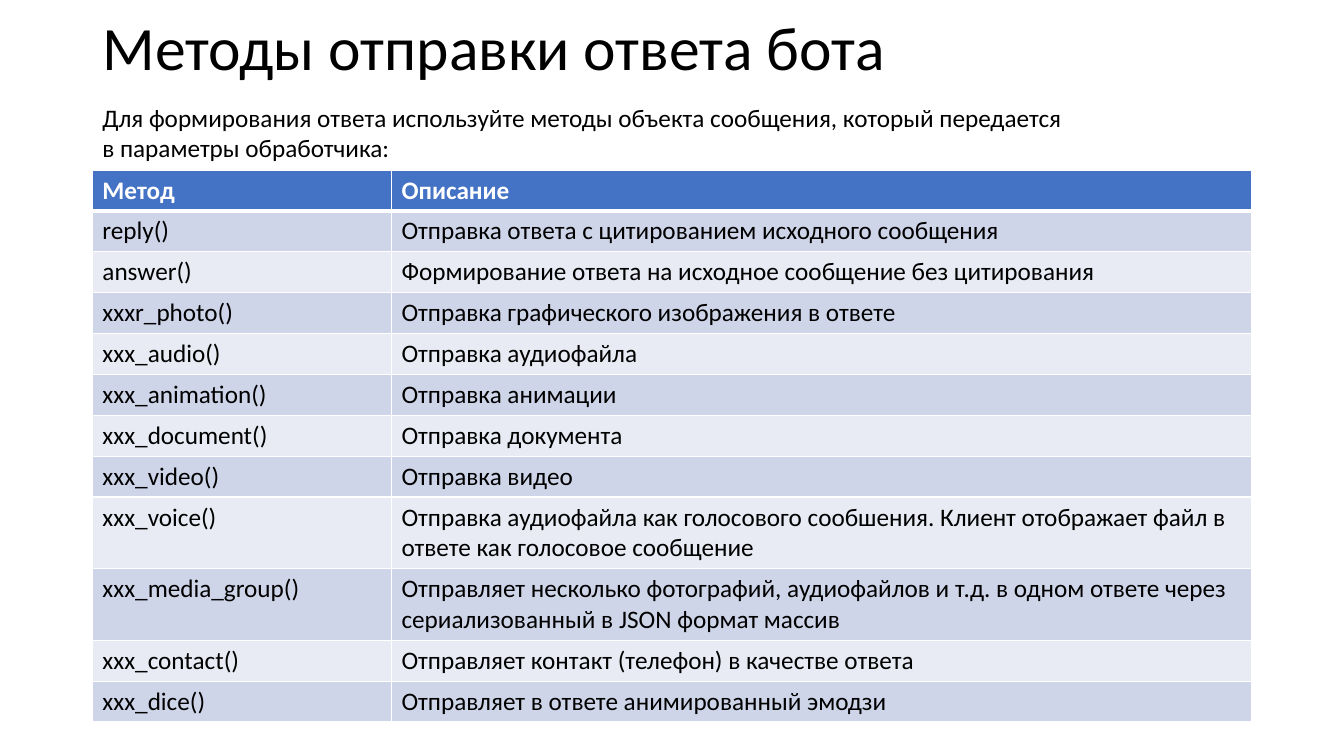
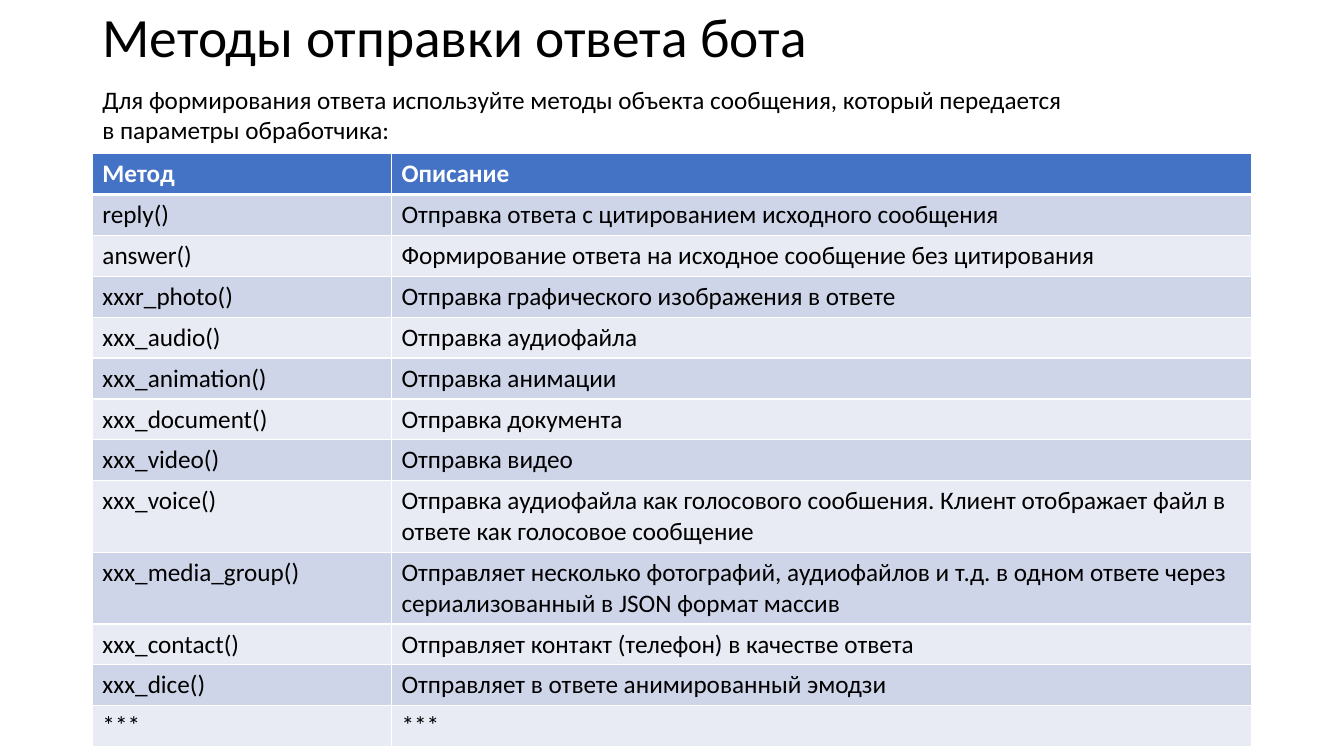
Before and after one commit to paveltsytovich/telegram-course, a slide deck: slide 253 of Presentation/Разработка ботов для телеграмм на Python.pptx (slide 251 before the commit). Drawn at 1344x756 pixels with LibreOffice and Linux fonts; fonts in the diff are those of the drawing. Boxes give left, top, right and bottom in pixels: in the first picture for what was removed or moved away, otherwise in the second. Text is boxed around its words. In the diff, an @@ line names an element or a change of style, - is before the commit and + after.

```diff
--- a/Presentation/Разработка ботов для телеграмм на Python.pptx
+++ b/Presentation/Разработка ботов для телеграмм на Python.pptx
@@ title "Методы отправки ответа бота" at (102,19,806,66): size 44 to 39.6 pt @@
@@ text "Для формирования ответа используйте методы ...": place and size @@
-text "Для формирования ответа используйте методы ..." at (102,110,1061,161)
+text "Для формирования ответа используйте методы ..." at (102,92,1061,143)
@@ table at (93,153,1252,744) @@
+row 13: *** | ***
@@ table: place and size @@
-table at (93,170,1252,721)
+table at (93,153,1252,744)
```
Also in this commit, not shown: 1 other slide changed, 3 slides added.
